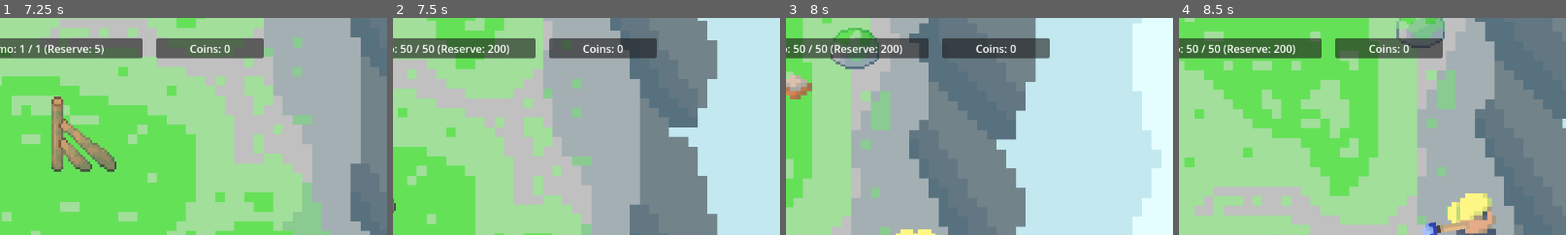
Above: before the commit, frames 1-4 (left to right).
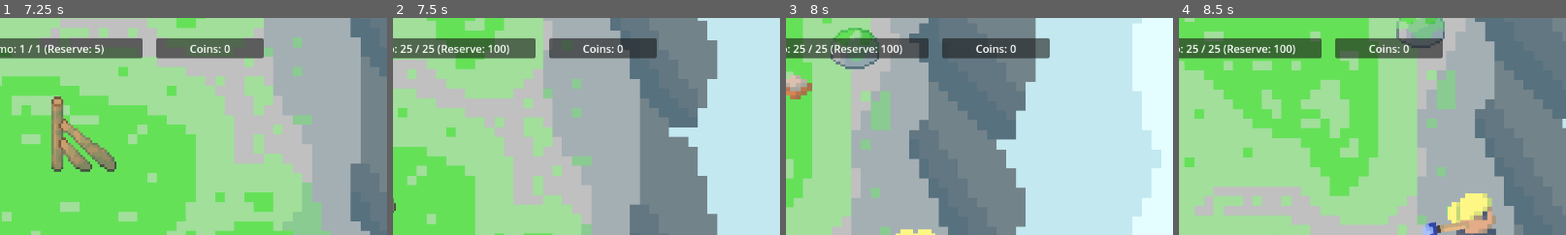
Above: after the commit, the same moments.

Repository: Kryzi/Eksamens-projekt
Game: Godot game, scene res://scenes/main_menu/main_menu.tscn
The game is run twice, just before and just after one commit, with the same random seed, the same clock (stepped at 60 frames per second) and the same inputs. The engine's default icon, where the game draws it, is replaced by a stand-in: a white triangle on a blue panel in a dark square. Sound files missing from this copy of the repository are replaced by a short silence.
Inputs (mouse positions are % of the whole screen's width and height, from its top left):
- Up to frame 1 (7.25 s): click "START" at 0.5 s; move the mouse to (72, 45) at 1.27 s; hold D (Right) 1.28-2.03 s; tap 0 (0) at 1.35, 3.05, 3.6, 5.3 s; tap 1 (1) at 1.55, 2.1, 3.8, 4.35, 6.05 s; move the mouse to (30, 55) at 2.02 s; hold S (Down) 2.03-2.78 s; tap X (x) at 2.3, 2.85, 4.55, 6.8 s; move the mouse to (60, 28) at 2.77 s; hold D (Right) 2.78-3.53 s; move the mouse to (45, 70) at 3.52 s; hold W (Up) 3.53-4.28 s; move the mouse to (80, 65) at 4.27 s; hold A (Left) 4.28-5.78 s; move the mouse to (20, 35) at 5.02 s; tap 4 (4) at 5.1 s; move the mouse to (55, 50) at 5.77 s; hold S (Down) 5.78-6.53 s; tap Shift (Dash) at 5.85 s; move the mouse to (35, 25) at 6.52 s; hold D (Right) from 6.53 s (still down); click (35, 25) at 6.6 s
- Up to frame 2 (7.5 s): move the mouse to (72, 45) at 7.27 s; release D (Right) at 7.28 s; hold W (Up) from 7.28 s (still down); tap X (x) at 7.35 s
- Up to frame 3 (8 s): keep holding W (Up); tap 0 (0) at 7.55 s
- Up to frame 4 (8.5 s): move the mouse to (30, 55) at 8.02 s; release W (Up) at 8.03 s; hold D (Right) from 8.03 s (still down); tap 0 (0) at 8.1 s; tap 1 (1) at 8.3 s
The pictures show only the part of the screen within x 21-71%, y 0-50%; the shares and areas given below are measured in that part.

Frame 1 is identical in both runs. In frame 2, 0.2% of the frame differs, in the area x 2-27%, y 12-17%; in frame 3, 0.1%; in frame 4, 0.2%.

Commit message:
water staff nerf (mindre bonus fra powerups)

Diff:
--- a/scenes/main/player.tscn
+++ b/scenes/main/player.tscn
@@ -227,6 +227,7 @@
 [node name="IsKanon" parent="Weapon" instance=ExtResource("26_klgc6")]
 
 [node name="Water Staff" parent="Weapon" instance=ExtResource("21_ufdrw")]
+damage = 2
 
 [node name="Boomerang (weapon)" parent="Weapon" instance=ExtResource("23_unme0")]
 
--- a/scenes/weapons/water_staff/water_staff.tscn
+++ b/scenes/weapons/water_staff/water_staff.tscn
@@ -44,12 +44,12 @@
 scale = Vector2(4.5, 4.5)
 script = ExtResource("1_cajgo")
 Bullet = ExtResource("2_xfe3t")
-Firerate = 0.05
+Firerate = 0.1
 autofire = true
 damage = 1
 WeaponSound = NodePath("WaterSound")
-magSize = 50
-maxAmmo = 200
+magSize = 25
+maxAmmo = 100
 reloadTime = 1.5
 metadata/IconId = "WaterStaff"
 
@@ -64,4 +64,3 @@
 [node name="WaterSound" type="AudioStreamPlayer" parent="."]
 stream = ExtResource("8_ogcfw")
 volume_db = -5.0
-bus = &"Sfx"
